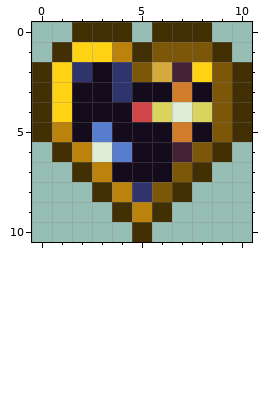
Two versions of one pixel-art sprite, Textures/HeartGal.png. This is how it looked before the edit.
The file is 22x22 pixels, drawn in blocks of 2x2; one block is one cell here.
The result:
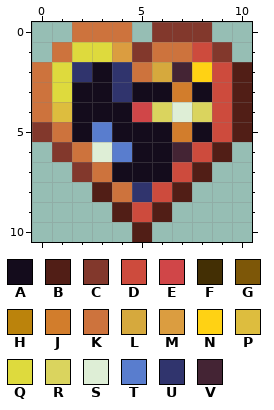
Palette (. is transparent): A #140c1c  B #511e16  C #82382c  D #cd4b3d  E #d04648  F #432f04  G #7d5708  H #bb830c  J #d27d2c  K #cd733d  L #d6a93d  M #db9d40  N #ffd214  P #ddbd3e  Q #deda3d  R #dad45e  S #deeed6  T #597dce  U #30346d  V #442434
Commit message: custom heart health styles + elder tree shake drops
From old to new:
Changed rows in their new state; - is an unchanged pixel.
first column x 0:
 0 --KKK-CCC--
 1 -KQQMCKKDC-
 2 KQ---K---DB
 3 KQ-------DB
 4 KP-------DB
 5 CK-------DB
 6 -CK-----DB-
 7 --CK---DB--
 8 ---BK-DB---
 9 ----BDB----
10 -----B-----
Pixel boxes of the changes (left, top, right, bottom) in both pictures:
changed: (32, 22, 252, 242)
